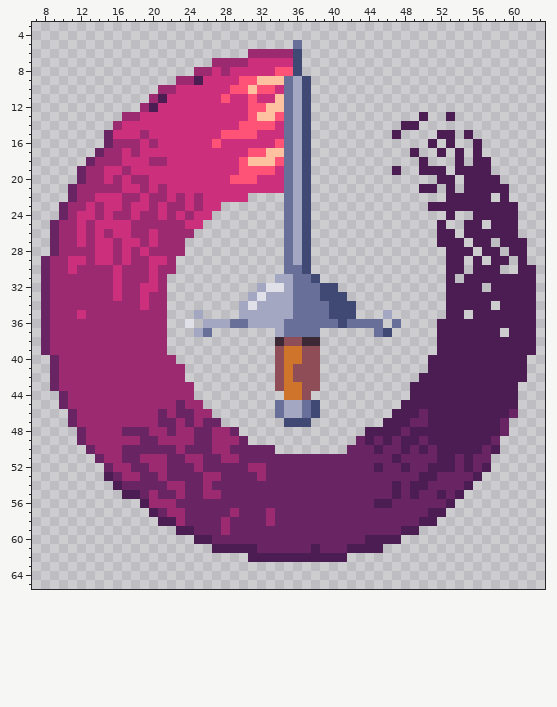
One commit to this sprite sheet: Spells/DLSB_BladeTwirl.png. The first picture shows the starting point.
The file is 72x72 pixels. Shown: x 7..63, y 3..65.
The result:
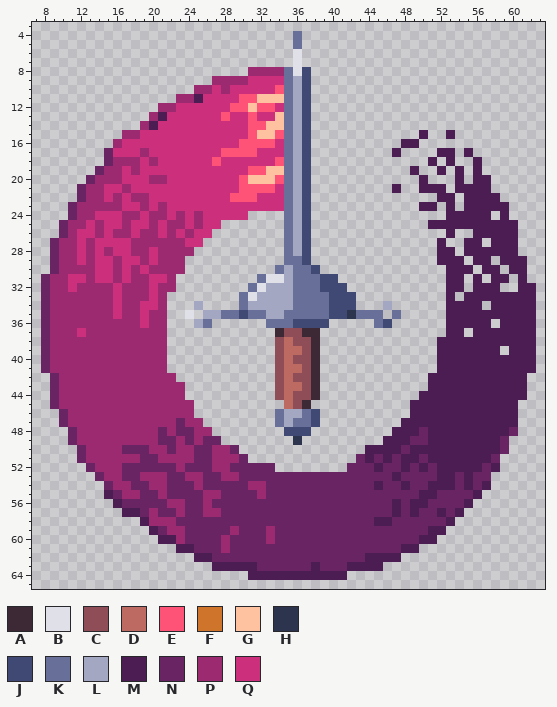
Palette (. is transparent): A #3d2936  B #dfe0e8  C #8f4d57  D #bd6a62  E #ff5277  F #cf752b  G #ffc2a1  H #2c354d  J #404973  K #686f99  L #a3a7c2  M #4b1d52  N #692464  P #9c2a70  Q #cc2f7b
Edits made:
@@ x 7..63 @@
  3 .........................................................
- 4 .........................................................
+ 4 .............................K...........................
  5 .............................K...........................
- 6 ........................PPPPPJ...........................
- 7 ....................PPPPQQQQQJ...........................
- 8 ..................PPQPQQQQQEEJ...........................
- 9 ................PPMQQQQEEGGGKLJ..........................
-10 ..............PPQQQQQQEEGEEQKLJ..........................
-11 .............PMQQQQQQEQQEQQGKLJ..........................
-12 ............PMQQQQQQQQQQEEGGKLJ..........................
-13 ..........PPQQQQQQQQQQQQEGGEKLJ............M..M..........
-14 .........PQQQQQQQQQQQQQEEEEQKLJ..........MM..............
-15 ........NQQQPQQQQQQQQEEEEQQQKLJ.........M....MM.M........
-16 ........NPPPQPQQQQQQEQQQQQQEKLJ.............M.M..M.......
-17 .......NPPQPQQQQQQQQQQQQEEGGKLJ...........M..M.M.M.......
-18 ......NPPPQQQPPQQQQQQQQEGGGEKLJ............M...M.MM......
-19 .....NPPQQPQQQQQQQQQQQQEEEEQKLJ.........M..MMM.MMMM......
-20 .....NPPQPQPPQQQQQQQQQEEEQQQKLJ..............MM.MMMM.....
-21 ....NPPPPPQQPQPQQQQQQQQQQQQQKLJ............MM.M.MMMMM....
-22 ....NPPQQQPPQPPQPQPQQQQQ....KLJ...............MMMMM.M....
-23 ...NPPQPQQPQQPQPPQPQQ.......KLJ.............MMMMMMMMMM...
-24 ...NPQQPQPPQPPQPQPQQ........KLJ...............M..MMMMM...
-25 ..NPPQPQQQQPPPPPPQQ.........KLJ..............M..MM.MMM...
-26 ..NPPQPQPQQPPQPPPP..........KLJ..............MM.MMMMMM...
-27 ..NPPQPQQPQQPQPPP...........KLJ..............MMM.MM.MMM..
-28 ..NPPPPQQPQPQPPPP...........KLJ...............MMM.MM.MM..
-29 .NPPQQPQQPQPPQQP............KLJ...............MM.M.MM.M..
-30 .NPPQPPPPQPPPQPP............KKJ...............MM.MMM..MM.
-31 .NPPPPPPPQPPPQP............LLKKJ..............M.MMMMMMMM.
-32 .NPPPPPPPQPPQQP..........LBBLKKKJJ............MMMM.MMMMM.
-33 .NPPPPPPPQPPQPP.........LBLLLKKKJJJ...........MMMMMMMMMM.
-34 .NPPPPPPPPPPQPP........LBLLLLKKKKJJJ..........MMMMM.MMMM.
-35 .NPPPQPPPPPPPPP...L....LLLLLLKKKKJJJ...L......MM.MMMMMMM.
-36 .NPPPPPPPPPPPPP..B.LLLKKLLLLKKKKKKJKKKK.K....MMMMMMMMMMM.
-37 .NPPPPPPPPPPPPP...LK.......LKKKK......KJ.....MMMMMMM.MMM.
-38 .NPPPPPPPPPPPPP............ACCAA.............MMMMMMMMMMM.
-39 .NPPPPPPPPPPPPP............CFFCC.............MMMMMMMMMMM.
-40 ..NPPPPPPPPPPPPP...........CFFCC............MMMMMMMMMMM..
-41 ..NPPPPPPPPPPPPPP..........CFCCC............MMMMMMMMMMM..
-42 ..NPPPPPPPPPPPPPP..........CFCCC...........MMMMMMMMMMMM..
-43 ..NPPPPPPPPPPPPPPP.........CFFCC..........MMMMMMMMMMMM...
-44 ...NPPPPPPPPPPPPPP..........FFC...........MMMMMMMMMMMM...
-45 ...NPPPPPPPPPPPPNPP........KLLKJ.........MMMMMMMMMMMMM...
-46 ....NPPPPPPPPPNPNNPP.......KLLKJ........MMMNMMMMMMMMMN...
-47 ....NPPPPPPPPPNNPNPNN.......JJJ........MMMNNMMMMMMMMN....
-48 .....NPPPPNNNPPNPPNNPPN..............MMMMNMMMMMMMMMMN....
-49 .....NPPPPPPNNPPPPNNPPPN............NMNMNMMNMMMMMMMN.....
-50 ......NPPPNNNNNNPNNNPPNNNNN........NNNMNNMNMNMMMMMNM.....
-51 .......NPPNNPPPNNPPNNPPNNNNNNNNNNNNNNNNNMNNNNMMNMNN......
-52 ........NPPNNPPNNNPNNNNNPPNNNNNNNNNNNNMNNMNNMMMNMNM......
-53 ........MNPPNNPNNNNPPNNNNPNNNNNNNNNNNNNNNNNMMNNNNM.......
-54 .........MNNNNNPPNNPNNNNNNNNNNNNNNNNNNNNMNMMNNNNM........
-55 ..........MMNPNNPNNPPNNNNNNNNNNNNNNNNNNNMNMNNMNM.........
-56 ............MPPPNNNNNNNNNNNNNNNNNNNNNNMMNNNNNNM..........
-57 .............MNPPNNNNNPNNNPNNNNNNNNNNNNNNNNNMM...........
-58 ..............MMPNNNNPNNNNPNNNNNNNNNNNNNNNNMM............
-59 ................MMNNNPNNNNNNNNNNNNNNNNNNNMM..............
-60 ..................MMNNNNNNNNNNNNNNNNNMMMM................
-61 ....................MMMMMNNNNNNMNNNMMMM..................
-62 ........................MMMMMMMMMMM......................
-63 .........................................................
-64 .........................................................
+ 6 .............................B...........................
+ 7 .............................B...........................
+ 8 ........................PPPPKBJ..........................
+ 9 ....................PPPPQQQQKLJ..........................
+10 ..................PPQPQQQQQEKLJ..........................
+11 ................PPMQQQQEEGGGKLJ..........................
+12 ..............PPQQQQQQEEGEEQKLJ..........................
+13 .............PMQQQQQQEQQEQQGKLJ..........................
+14 ............PMQQQQQQQQQQEEGGKLJ..........................
+15 ..........PPQQQQQQQQQQQQEGGEKLJ............M..M..........
+16 .........PQQQQQQQQQQQQQEEEEQKLJ..........MM..............
+17 ........NQQQPQQQQQQQQEEEEQQQKLJ.........M....MM.M........
+18 ........NPPPQPQQQQQQEQQQQQQEKLJ.............M.M..M.......
+19 .......NPPQPQQQQQQQQQQQQEEGGKLJ...........M..M.M.M.......
+20 ......NPPPQQQPPQQQQQQQQEGGGEKLJ............M...M.MM......
+21 .....NPPQQPQQQQQQQQQQQQEEEEQKLJ.........M..MMM.MMMM......
+22 .....NPPQPQPPQQQQQQQQQEEEQQQKLJ..............MM.MMMM.....
+23 ....NPPPPPQQPQPQQQQQQQQQQQQQKLJ............MM.M.MMMMM....
+24 ....NPPQQQPPQPPQPQPQQQQQ....KLJ...............MMMMM.M....
+25 ...NPPQPQQPQQPQPPQPQQ.......KLJ.............MMMMMMMMMM...
+26 ...NPQQPQPPQPPQPQPQQ........KLJ...............M..MMMMM...
+27 ..NPPQPQQQQPPPPPPQQ.........KLJ..............M..MM.MMM...
+28 ..NPPQPQPQQPPQPPPP..........KLJ..............MM.MMMMMM...
+29 ..NPPQPQQPQQPQPPP...........KKJ..............MMM.MM.MMM..
+30 ..NPPPPQQPQPQPPPP..........KLKKJ..............MMM.MM.MM..
+31 .NPPQQPQQPQPPQQP.........KBBLKKKJJ............MM.M.MM.M..
+32 .NPPQPPPPQPPPQPP........KBLLLKKKJJJ...........MM.MMM..MM.
+33 .NPPPPPPPQPPPQP........KBLLLLKKKKJJJ..........M.MMMMMMMM.
+34 .NPPPPPPPQPPQQP...L....KLLLLLKKKKJJJ...L......MMMM.MMMMM.
+35 .NPPPPPPPQPPQPP..B.LLKKJKKLLKKKKKJJHKKK.K.....MMMMMMMMMM.
+36 .NPPPPPPPPPPQPP...LK......KKKJJJJ.....KJ......MMMMM.MMMM.
+37 .NPPPQPPPPPPPPP............ACCAA..............MM.MMMMMMM.
+38 .NPPPPPPPPPPPPP............CDCCA.............MMMMMMMMMMM.
+39 .NPPPPPPPPPPPPP............CDDCA.............MMMMMMM.MMM.
+40 .NPPPPPPPPPPPPP............CDCCA.............MMMMMMMMMMM.
+41 .NPPPPPPPPPPPPP............CDDCA.............MMMMMMMMMMM.
+42 ..NPPPPPPPPPPPPP...........CDCCA............MMMMMMMMMMM..
+43 ..NPPPPPPPPPPPPPP..........CDDCA............MMMMMMMMMMM..
+44 ..NPPPPPPPPPPPPPP..........CDCCA...........MMMMMMMMMMMM..
+45 ..NPPPPPPPPPPPPPPP..........DCA...........MMMMMMMMMMMM...
+46 ...NPPPPPPPPPPPPPP.........KLLKJ..........MMMMMMMMMMMM...
+47 ...NPPPPPPPPPPPPNPP........KLKKJ.........MMMMMMMMMMMMM...
+48 ....NPPPPPPPPPNPNNPP........JJJ.........MMMNMMMMMMMMMN...
+49 ....NPPPPPPPPPNNPNPNN........H.........MMMNNMMMMMMMMN....
+50 .....NPPPPNNNPPNPPNNPPN..............MMMMNMMMMMMMMMMN....
+51 .....NPPPPPPNNPPPPNNPPPN............NMNMNMMNMMMMMMMN.....
+52 ......NPPPNNNNNNPNNNPPNNNNN........NNNMNNMNMNMMMMMNM.....
+53 .......NPPNNPPPNNPPNNPPNNNNNNNNNNNNNNNNNMNNNNMMNMNN......
+54 ........NPPNNPPNNNPNNNNNPPNNNNNNNNNNNNMNNMNNMMMNMNM......
+55 ........MNPPNNPNNNNPPNNNNPNNNNNNNNNNNNNNNNNMMNNNNM.......
+56 .........MNNNNNPPNNPNNNNNNNNNNNNNNNNNNNNMNMMNNNNM........
+57 ..........MMNPNNPNNPPNNNNNNNNNNNNNNNNNNNMNMNNMNM.........
+58 ............MPPPNNNNNNNNNNNNNNNNNNNNNNMMNNNNNNM..........
+59 .............MNPPNNNNNPNNNPNNNNNNNNNNNNNNNNNMM...........
+60 ..............MMPNNNNPNNNNPNNNNNNNNNNNNNNNNMM............
+61 ................MMNNNPNNNNNNNNNNNNNNNNNNNMM..............
+62 ..................MMNNNNNNNNNNNNNNNNNMMMM................
+63 ....................MMMMMNNNNNNMNNNMMMM..................
+64 ........................MMMMMMMMMMM......................
 65 .........................................................
Changed places in both pictures, as pixel boxes (x1, y1, x2, y2):
changed: (41, 31, 536, 580)
